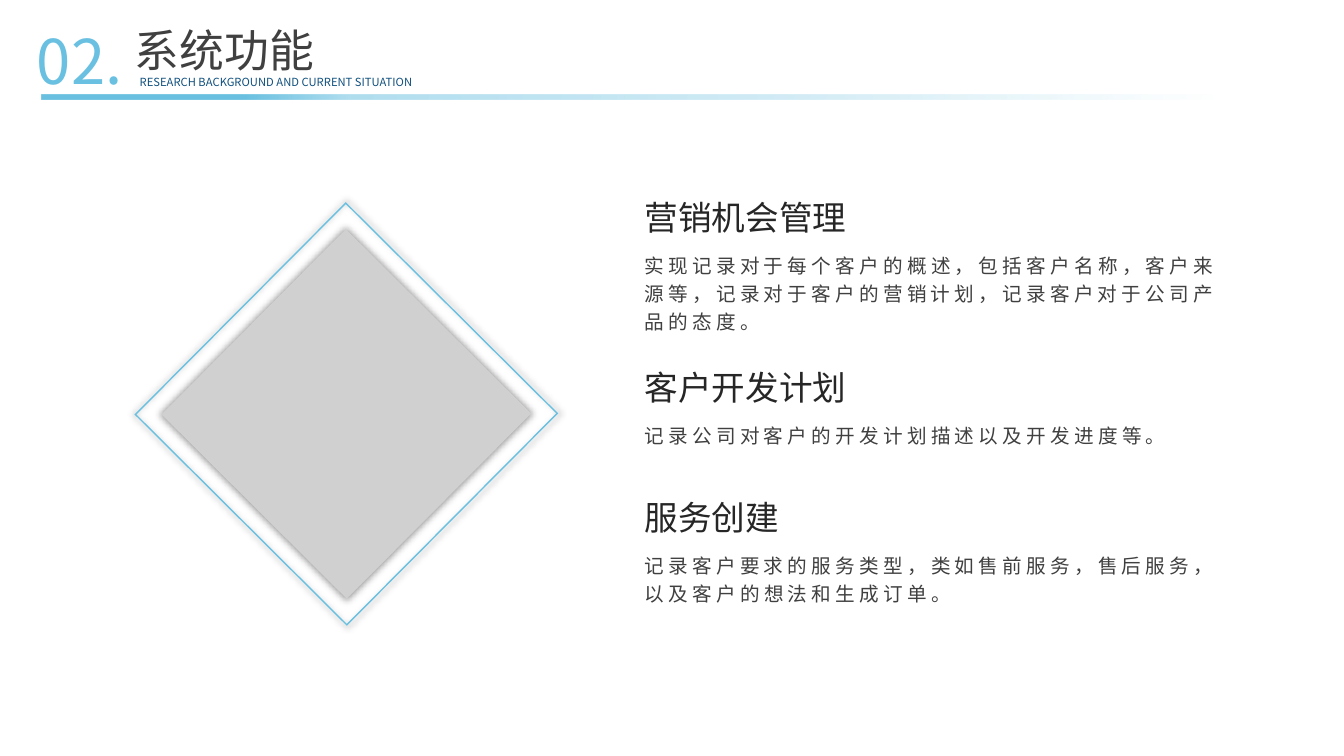
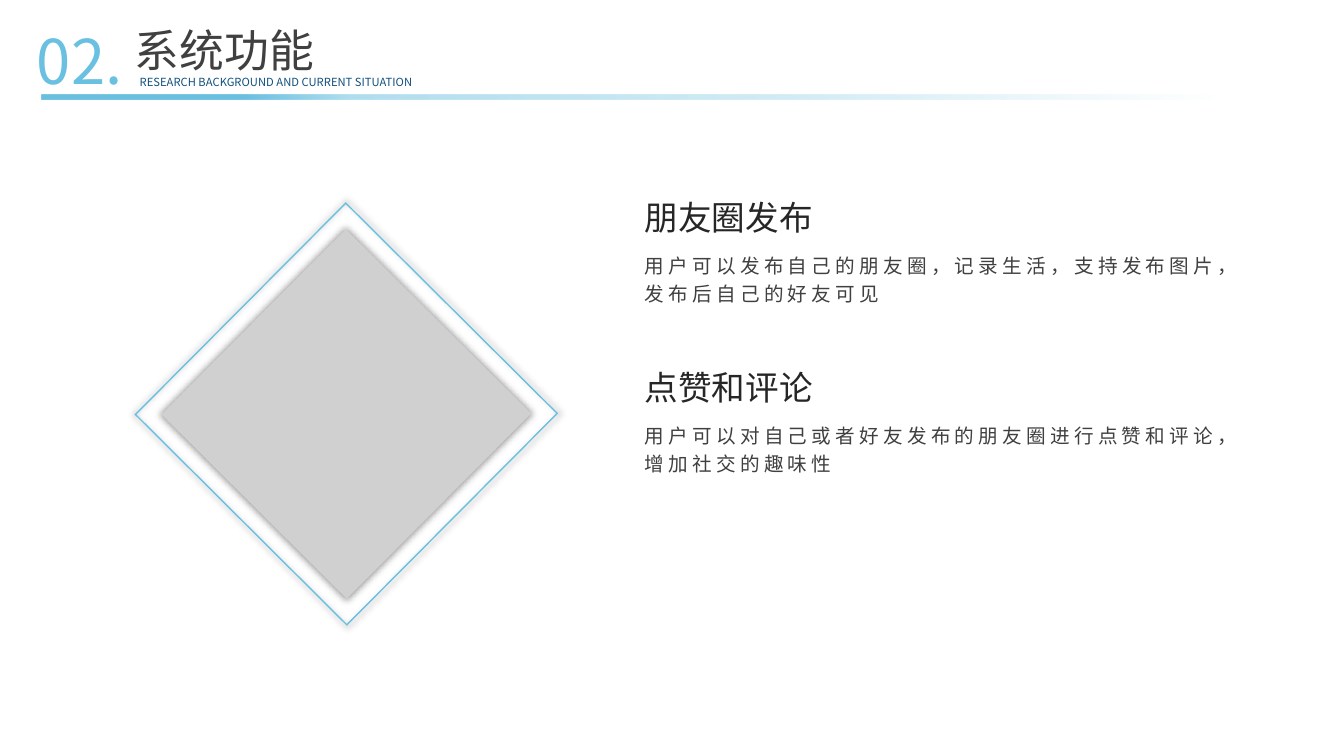
Before and after one commit to ConsoleLZ/chat-app, a slide deck: slide 12 of 毕业论文/毕业答辩(系统开发）.pptx. Drawn at 1344x756 pixels with LibreOffice and Linux fonts; fonts in the diff are those of the drawing; grey boxes stand for pictures. Boxes give left, top, right and bottom in pixels: in the first picture for what was removed or moved away, otherwise in the second. Text is boxed around its words. In the diff, an @@ line names an element or a change of style, - is before the commit and + after.

```diff
--- a/毕业论文/毕业答辩(系统开发）.pptx
+++ b/毕业论文/毕业答辩(系统开发）.pptx
@@ text at (645, 201, 813, 233): text changed @@
-营销机会管理
+朋友圈发布
@@ text at (645, 256, 1237, 303): text changed @@
-实现记录对于每个客户的概述，包括客户名称，客户来源等，记录对于客户的营销计划，记录客户对于公司产品的态度。
+用户可以发布自己的朋友圈，记录生活，支持发布图片，发布后自己的好友可见
@@ text at (645, 371, 813, 403): text changed @@
-客户开发计划
+点赞和评论
@@ text at (645, 426, 1213, 473): text changed @@
-记录公司对客户的开发计划描述以及开发进度等。
+用户可以对自己或者好友发布的朋友圈进行点赞和评论，增加社交的趣味性
@@ text removed at (645, 501, 779, 533) @@
-服务创建
@@ text removed at (645, 556, 1213, 603) @@
-记录客户要求的服务类型，类如售前服务，售后服务，以及客户的想法和生成订单。
```
Also in this commit, not shown: 10 other slides changed, 3 other files.
